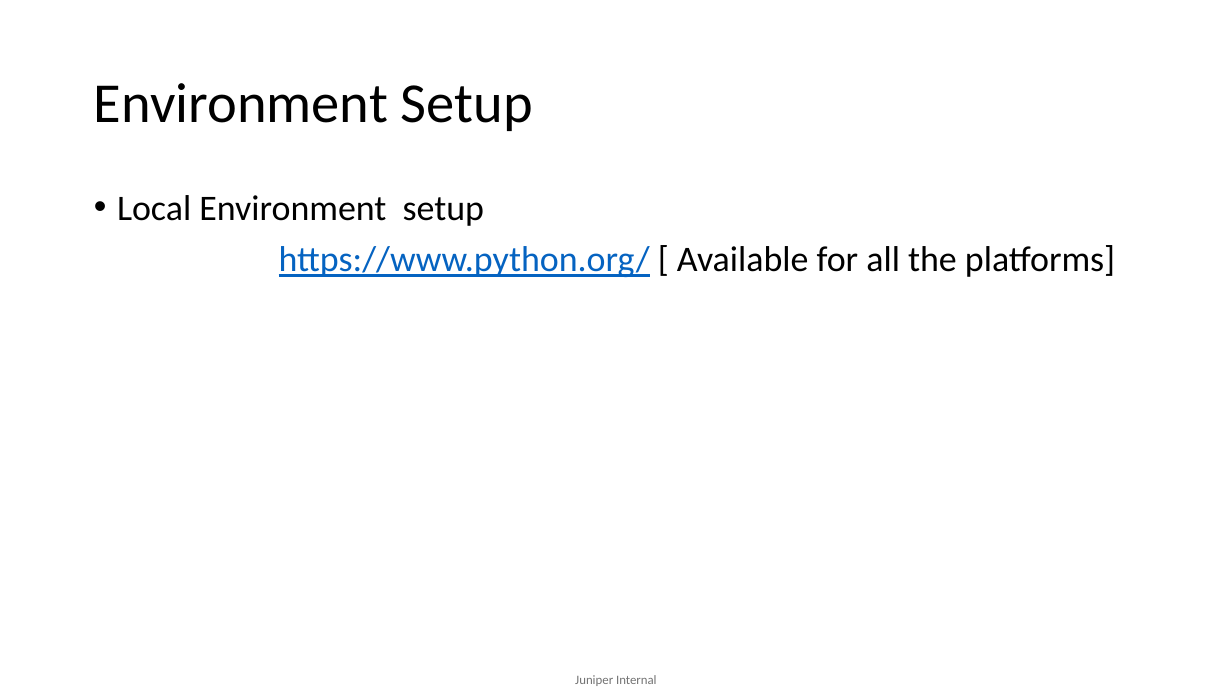
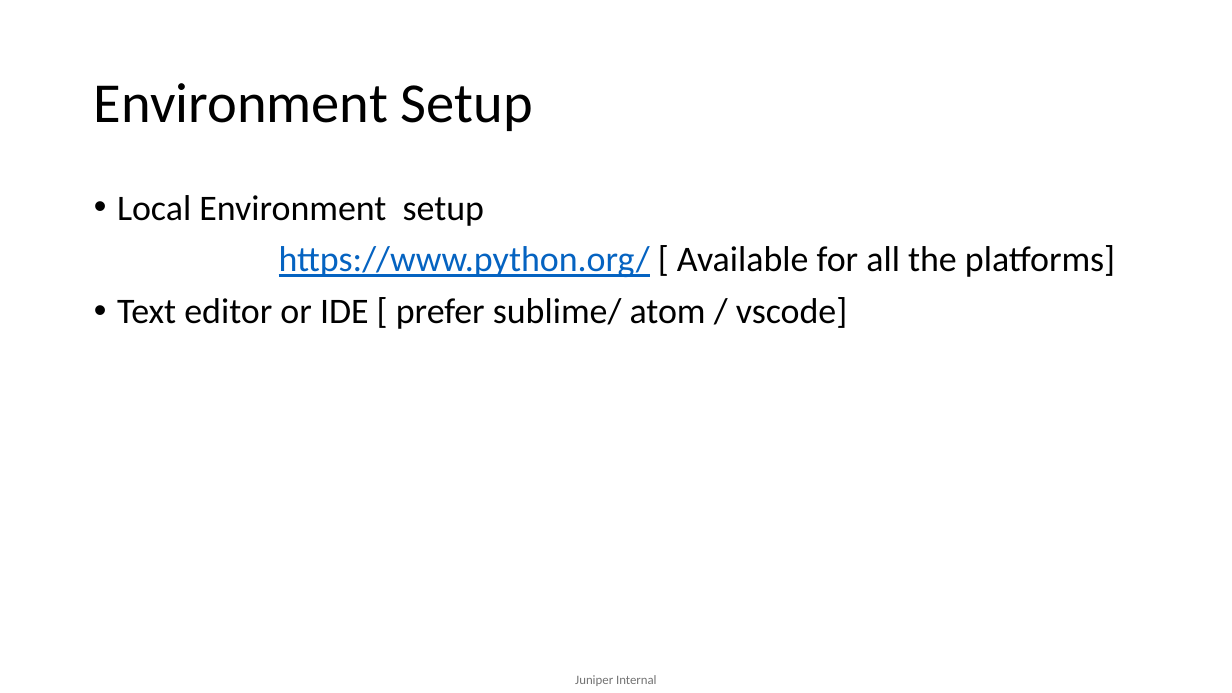
Before and after one commit to mdsathees/python, a slide deck: slide 3 of Python.pptx. Drawn at 1232x693 pixels with LibreOffice and Linux fonts; fonts in the diff are those of the drawing. Boxes give left, top, right and bottom in pixels: in the first picture for what was removed or moved away, otherwise in the second. Text is boxed around its words. In the diff, an @@ line names an element or a change of style, - is before the commit and + after.

```diff
--- a/Python.pptx
+++ b/Python.pptx
@@ text at bbox=[117, 297, 848, 329]: paragraph added @@
+• Text editor or IDE [ prefer sublime/ atom / vscode]
```
Also in this commit, not shown: 3 other slides changed, 35 slides added, 12 slides removed.
